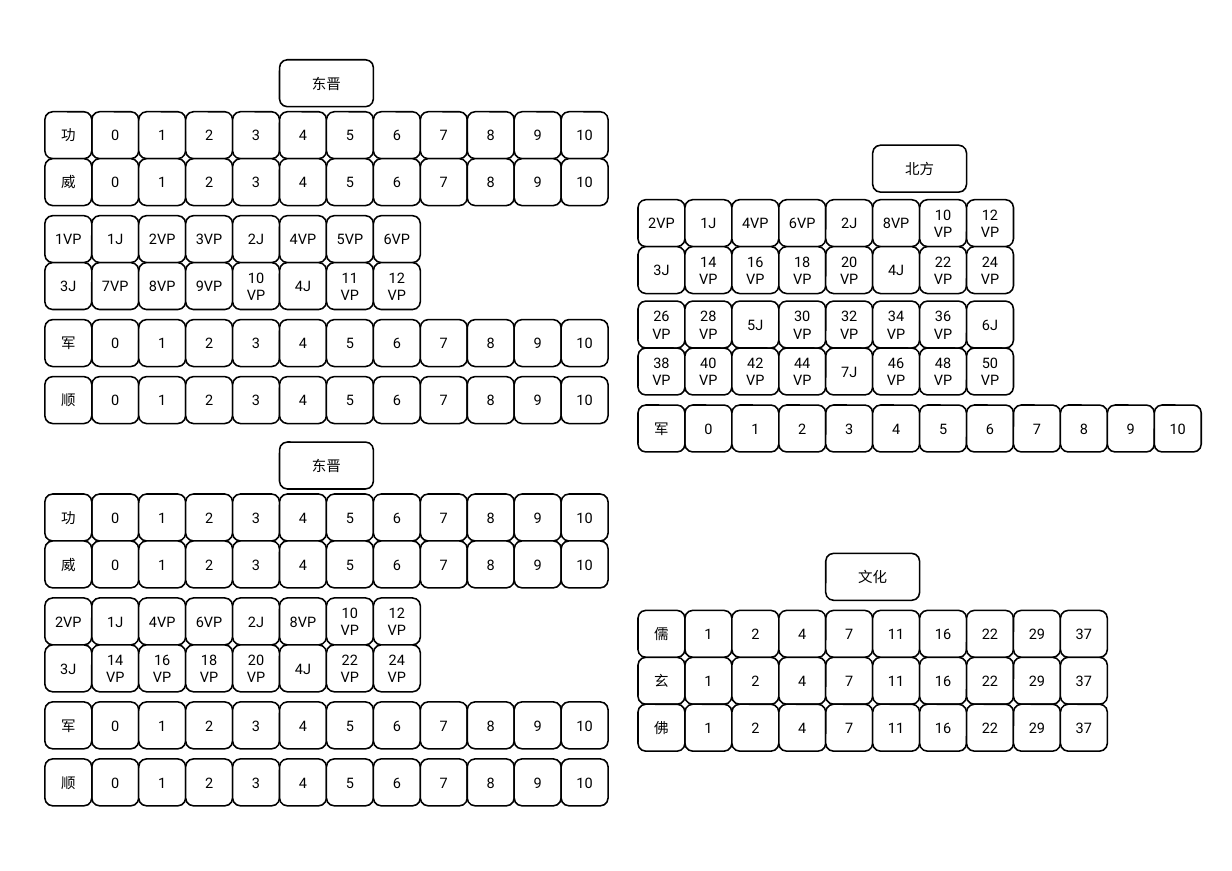
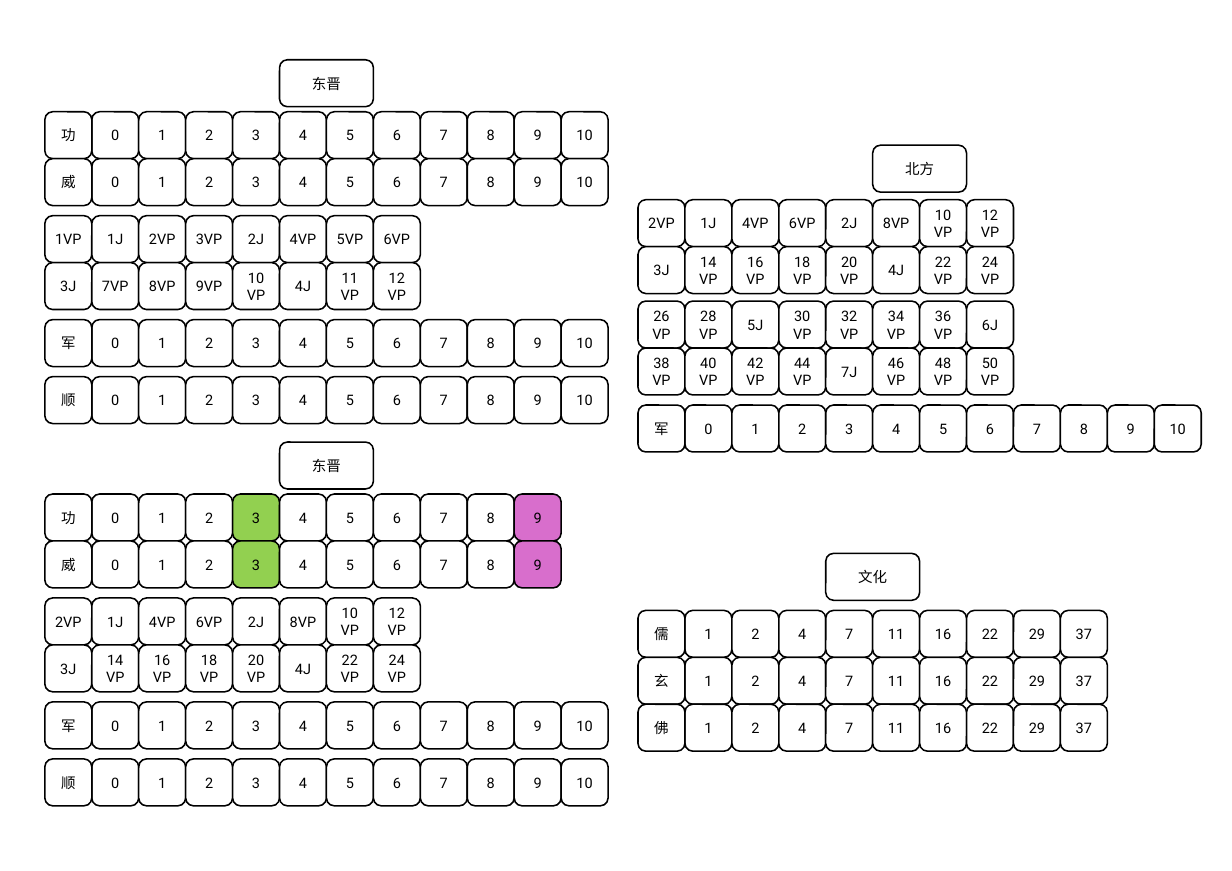
Before and after one commit to lizj14/project_six_dynasty, a slide deck: slide 3 of 地图设计v0.pptx. Drawn at 1232x871 pixels with LibreOffice and Linux fonts; fonts in the diff are those of the drawing. Boxes give left, top, right and bottom in pixels: in the first picture for what was removed or moved away, otherwise in the second. Text is boxed around its words. In the diff, an @@ line names an element or a change of style, - is before the commit and + after.

```diff
--- a/地图设计v0.pptx
+++ b/地图设计v0.pptx
@@ rounded rectangle "3" at (233, 494, 279, 541): fill #FFFFFF to #92D050 @@
@@ rounded rectangle "9" at (514, 494, 561, 541): fill #FFFFFF to #D86ECC @@
@@ rounded rectangle removed at (561, 494, 608, 541) @@
-10
@@ rounded rectangle "3" at (233, 541, 279, 588): fill #FFFFFF to #92D050 @@
@@ rounded rectangle "9" at (514, 541, 561, 588): fill #FFFFFF to #D86ECC @@
@@ rounded rectangle removed at (561, 541, 608, 588) @@
-10
```
Also in this commit, not shown: 1 other slide changed, 30 other files.
